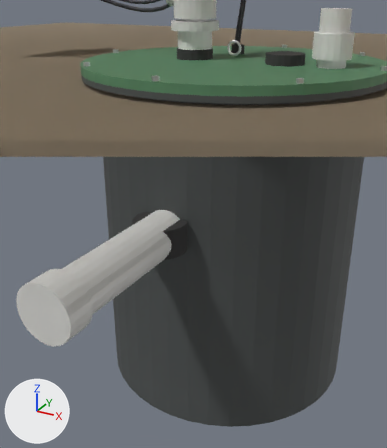
Before and after pictures for a commit that changed the glTF model sump_pump.glb.
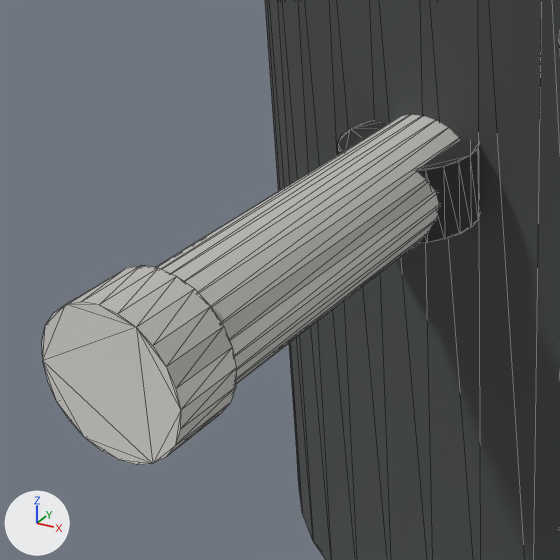
Each version appears first from a camera (50 mm lens) standing at (1.522, 0.284, -0.699) and looking at (1.159, 0.944, -1.028), and next in a close-up on the part from 0% to 57% of the width and 37% to 86% of the height. Arrows for +X, +Y and +Z are at lower left; the lights stay in place. The last two pictures show the newer version. The close-ups show mesh edges as thin lines. Everything nearer to the camera than a plane just in front of the edit is cut away. Where no turn or scale is listed for an object, it has been applied to the vertices. Vertices at exactly the same position are counted once.

The first close-up shows 'basin', 'inlet'.
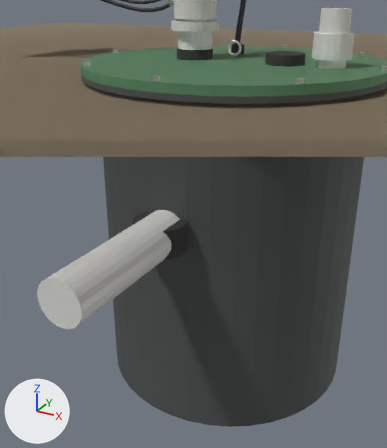
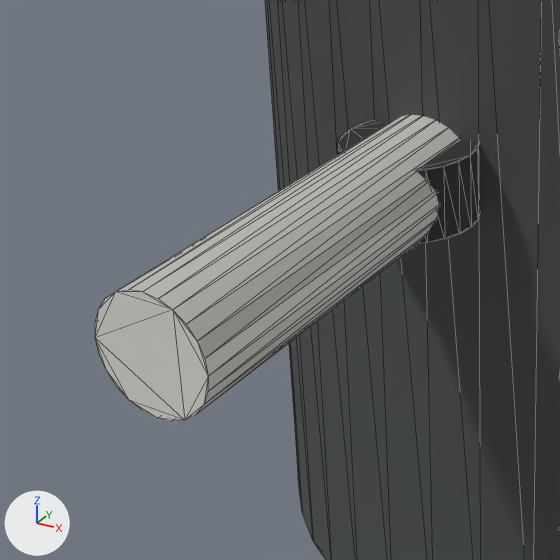
Boxes [x1, y1, x2, y2] around the edits, measured in the close-ups (560 x 560 px):
'inlet', reshaped (12% narrower, 13% shorter): before [42, 115, 480, 465]; after [95, 115, 480, 421]
part 1 of me_inlet, deleted: before [42, 265, 236, 465]

The change, as a diff of the scene's bpy script:
```diff
--- a/sump_pump.glb.py
+++ b/sump_pump.glb.py
@@ me_inlet @@
 # used by ob_inlet; location = (0.9974, 0.9741, -1.145)
-me_inlet.from_pydata(...)  # 144 vertices, 276 faces; spans x -0.054..0.054, y -0.203..0.182, z -0.053..0.053
+me_inlet.from_pydata(...)  # 96 vertices, 184 faces; spans x -0.054..0.054, y -0.167..0.182, z -0.045..0.045
+# me_inlet part 1: the loose piece of 48 vertices spanning x -0.053..0.053, y -0.203..-0.152, z -0.053..0.053 is deleted
 me_inlet.materials.append(mat_mat_sp_pvc)
```
